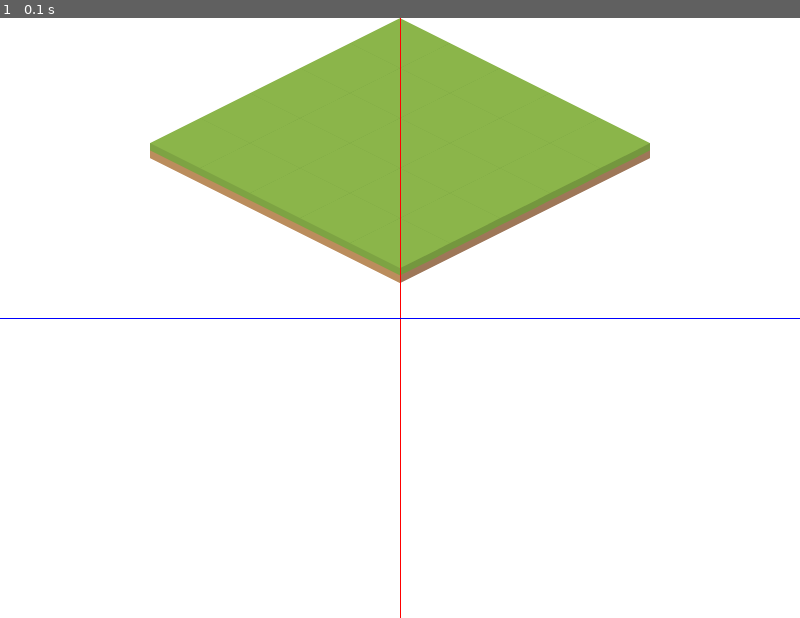
Above: before the commit, frame 1.
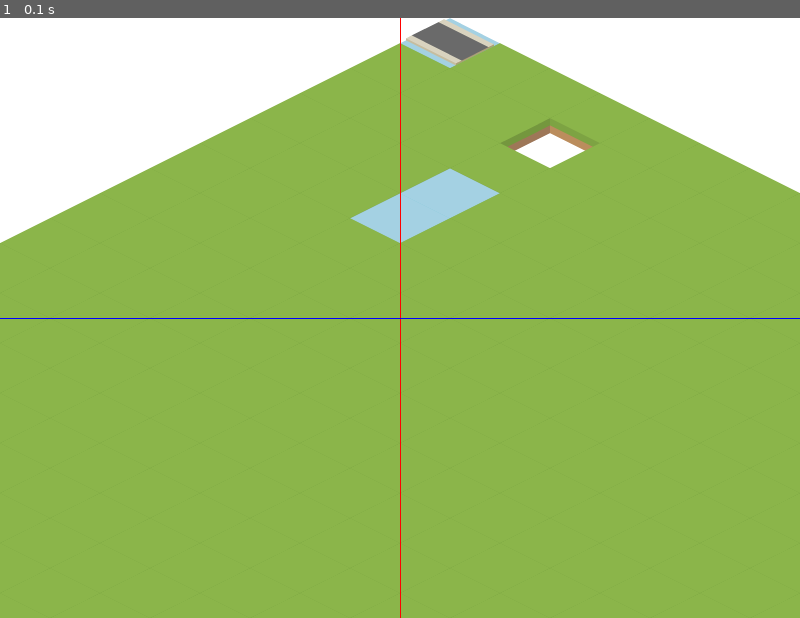
Above: after the commit, the same moment.

Repository: florimondmanca/tower-defense
Game: pygame game, started from tower-defense/isometric_test/test.py
Same seed, same stepped clock (60 frames per second), same inputs: the game is played once before the commit and once after it.
Inputs:
- Up to frame 1 (0.1 s): no input

The runs differ from the first frame. In frame 1, 74% of the frame differs, in the area x 0-100%, y 0-100%.

Commit message:
Test 'none' type tiles

Diff:
--- a/tower-defense/isometric_test/isometric/constants.py
+++ b/tower-defense/isometric_test/isometric/constants.py
@@ -8,5 +8,5 @@
 SCREEN_WIDTH, SCREEN_HEIGHT = 800, 600
 SCREEN_SIZE = (SCREEN_WIDTH, SCREEN_HEIGHT)
 TILE_SIZE = 50  # pixels
-MAP_WIDTH, MAP_HEIGHT = 5, 5
+MAP_WIDTH, MAP_HEIGHT = 20, 20
 MAP_SIZE = (MAP_WIDTH, MAP_HEIGHT)
--- a/tower-defense/isometric_test/isometric/isometric_conv.py
+++ b/tower-defense/isometric_test/isometric/isometric_conv.py
@@ -61,7 +61,9 @@
 		self.init_map()
 
 	def init_map(self):
-		pass #self.cartmap[3][3] = self.cartmap[3][4] = self.tlib.terrain_tiles["bridgeNorth"]
+		self.cartmap[0][0] = self.tlib.terrain_tiles["bridgeNorth"]
+		self.cartmap[3][3] = self.cartmap[3][4] = self.tlib.terrain_tiles["water"]
+		self.cartmap[3][1] = self.tlib.terrain_tiles["none"]
 
 	def update(self):
 		pass
@@ -72,9 +74,9 @@
 			for y in range(self.map_height):
 				cart_x = cst.TILE_SIZE*x
 				cart_y = cst.TILE_SIZE*y
-				iso_x = (cart_x - cart_y) + self.screen_width//2 - cst.TILE_SIZE
-				iso_y = (cart_x + cart_y)/2 #+ (self.screen_height//2 + cst.TILE_SIZE)/2 # uncomment to center y=0 on the center of the screen
-				rect = pygame.Rect(iso_x, iso_y, cst.TILE_SIZE, cst.TILE_SIZE/2)
+				iso_x = (cart_x - cart_y) + self.screen_width//2
+				iso_y = (cart_x + cart_y)/2
+				rect = pygame.Rect(iso_x, iso_y, self.cartmap[x][y].rect.width, self.cartmap[x][y].rect.height)
 				self.screen.blit(self.cartmap[x][y].image, rect)
 		pygame.draw.line(self.screen, pygame.Color("red"), (self.screen_width//2, 0), (self.screen_width//2, self.screen_height))
 		pygame.draw.line(self.screen, pygame.Color("blue"), (0, self.screen_height//2), (self.screen_width, self.screen_height//2))
Binary file added: tower-defense/isometric_test/static/img/terrain_tiles/none.png
